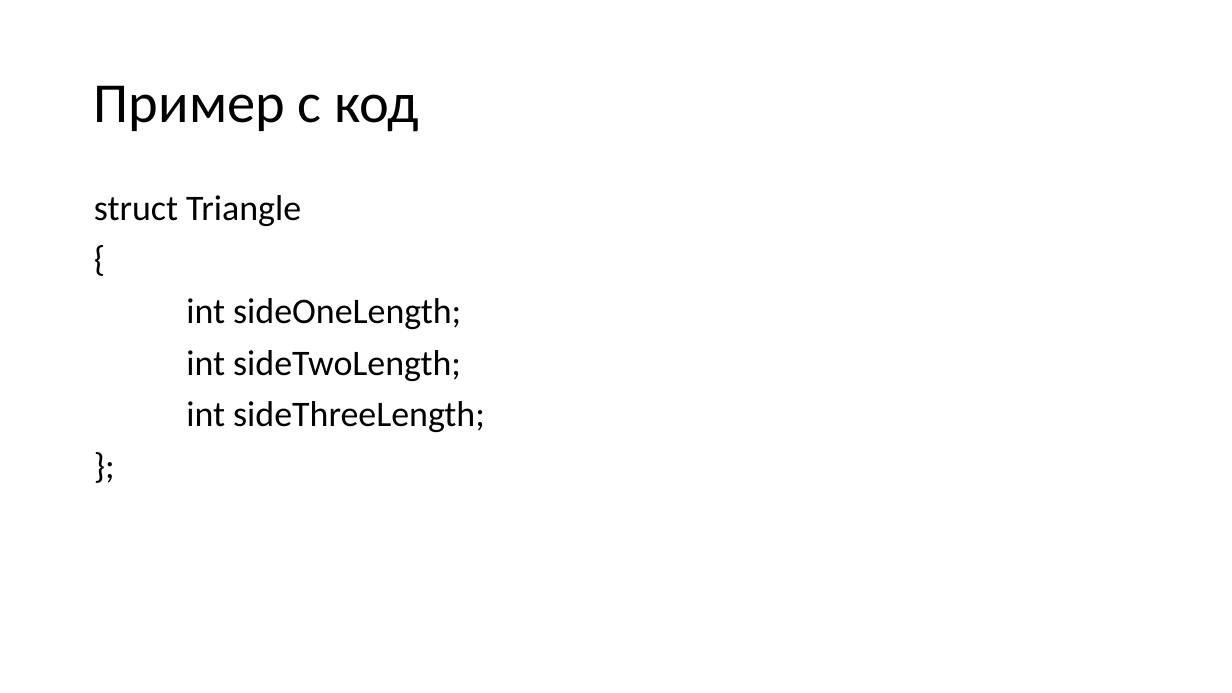
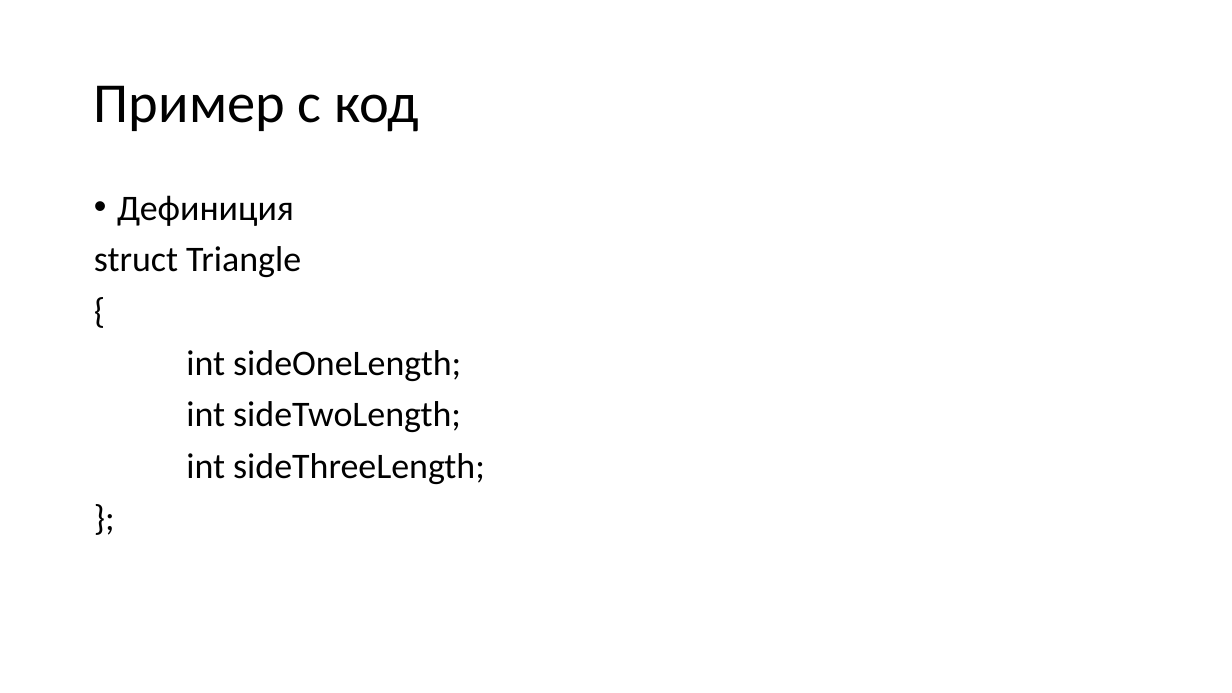
Before and after one commit to Mapmo/Uni-CPP, a slide deck: slide 14 of Object-Oriented Programming/Consultation1/Consultation1.pptx. Drawn at 1232x693 pixels with LibreOffice and Linux fonts; fonts in the diff are those of the drawing. Boxes give left, top, right and bottom in pixels: in the first picture for what was removed or moved away, otherwise in the second. Text is boxed around its words. In the diff, an @@ line names an element or a change of style, - is before the commit and + after.

```diff
--- a/Object-Oriented Programming/Consultation1/Consultation1.pptx
+++ b/Object-Oriented Programming/Consultation1/Consultation1.pptx
@@ text at [117, 195, 294, 226]: paragraph added @@
+• Дефиниция
```
Also in this commit, not shown: 6 other slides changed, 2 other files.
